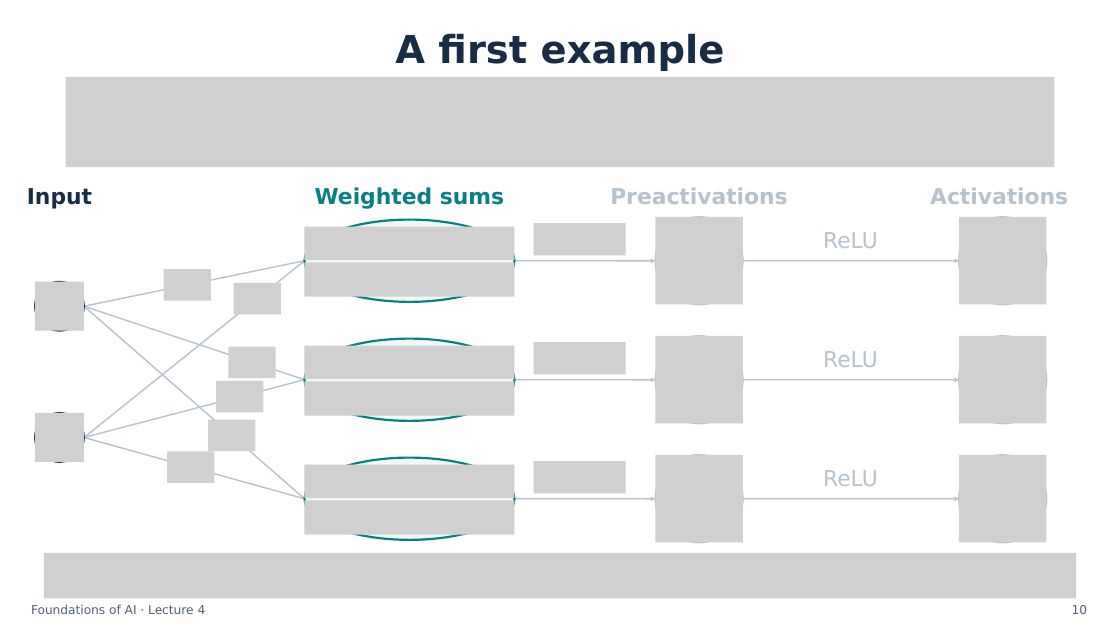
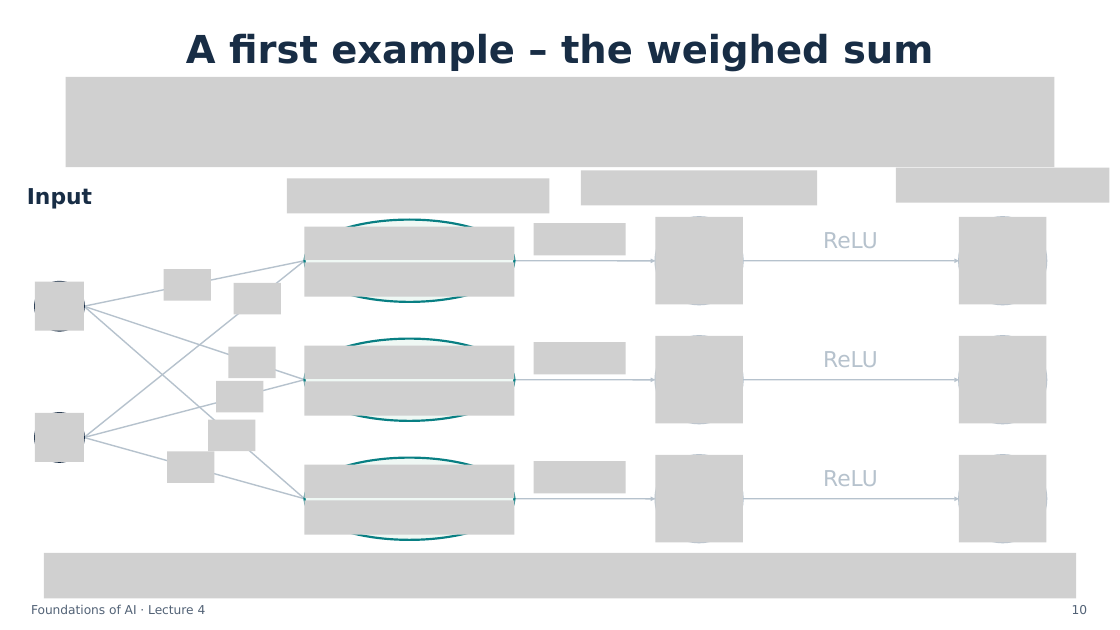
Before and after one commit to semtm0051/2026_27, a slide deck: slide 10 of Week_04/Slides/Week_04 - Slides.pptx. Drawn at 1120x630 pixels with LibreOffice and Linux fonts; fonts in the diff are those of the drawing; grey boxes stand for pictures. Boxes give left, top, right and bottom in pixels: in the first picture for what was removed or moved away, otherwise in the second. Text is boxed around its words. In the diff, an @@ line names an element or a change of style, - is before the commit and + after.

```diff
--- a/Week_04/Slides/Week_04 - Slides.pptx
+++ b/Week_04/Slides/Week_04 - Slides.pptx
@@ text at (x1=186, y1=33, x2=933, y2=72): text changed @@
-A first example
+A first example – the weighed sum
@@ picture added at (x1=287, y1=178, x2=549, y2=213) @@
@@ picture added at (x1=581, y1=171, x2=818, y2=206) @@
@@ picture added at (x1=897, y1=168, x2=1110, y2=203) @@
@@ text removed at (x1=315, y1=187, x2=504, y2=209) @@
-Weighted sums
@@ text removed at (x1=610, y1=187, x2=787, y2=204) @@
-Preactivations
@@ text removed at (x1=930, y1=187, x2=1068, y2=204) @@
-Activations
```
Also in this commit, not shown: 11 other slides changed, 1 other file.
